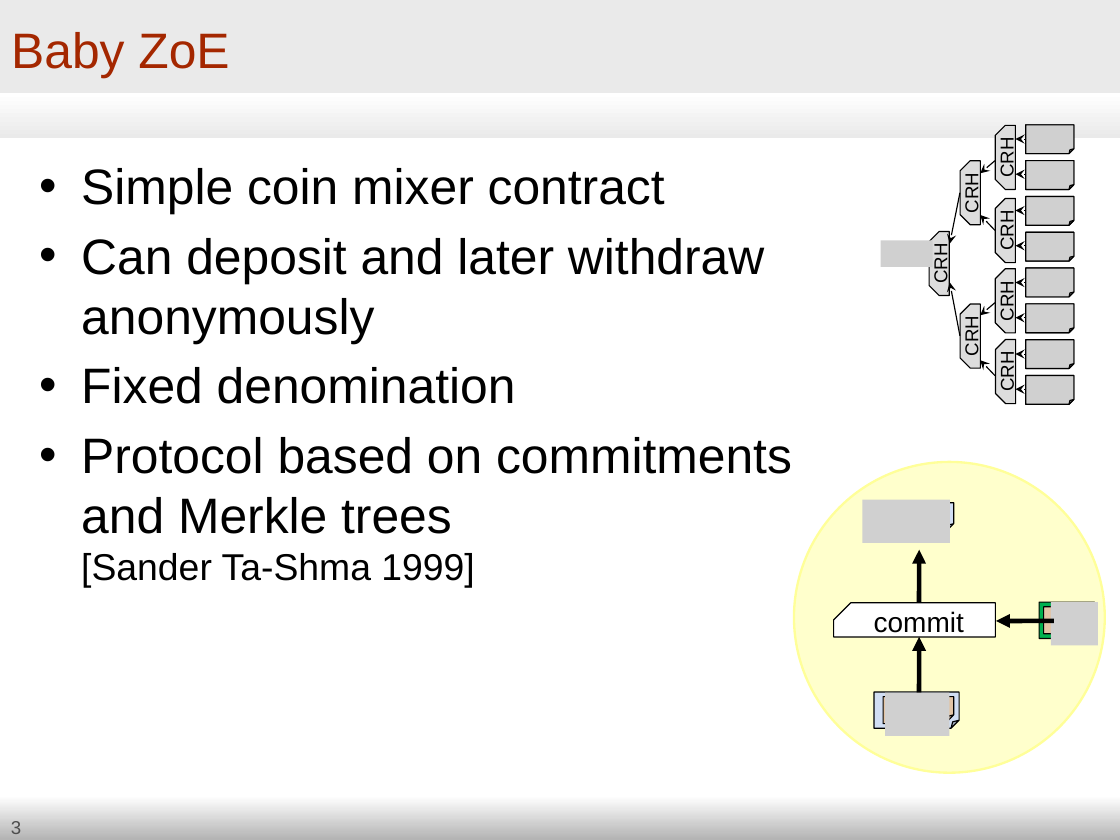
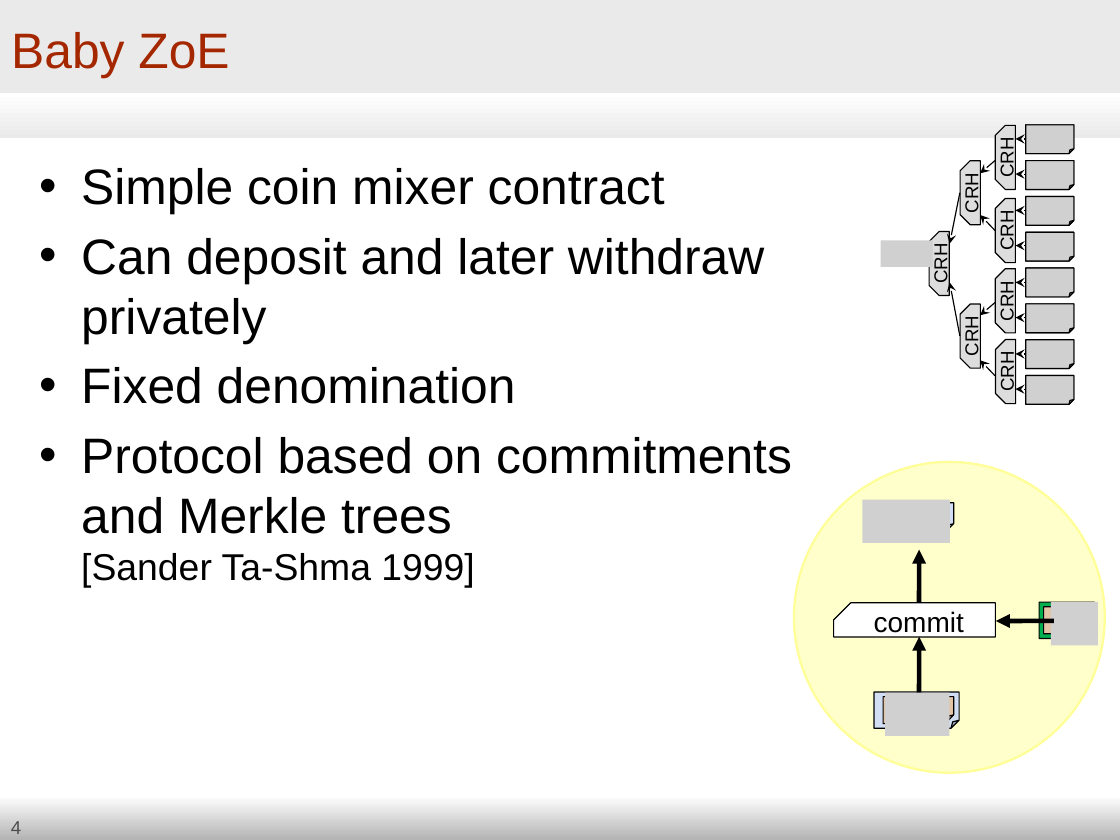
Before and after one commit to zcash-hackworks/babyzoe, a slide deck: slide 4 of babyzoe-draft2.odp (slide 3 before the commit). Drawn at 1120x840 pixels with LibreOffice and Linux fonts; fonts in the diff are those of the drawing; grey boxes stand for pictures. Boxes give left, top, right and bottom in pixels: in the first picture for what was removed or moved away, otherwise in the second. Text is boxed around its words. In the diff, an @@ line names an element or a change of style, - is before the commit and + after.

```diff
--- a/babyzoe-draft2.odp
+++ b/babyzoe-draft2.odp
@@ text at (81,238,764,344): text changed @@
-• Can deposit and later withdraw anonymously
+• Can deposit and later withdraw privately
@@ page number at (11,821,21,834): text changed @@
-3
+4
```
Also in this commit, not shown: 6 other slides changed, 5 slides added, 1 slide removed.
